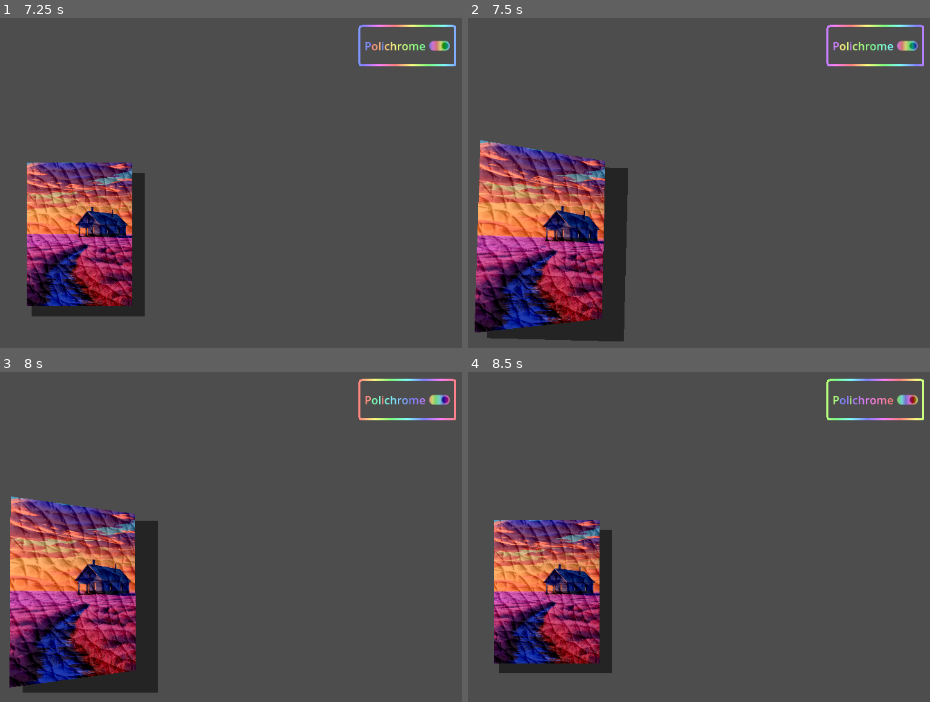
Above: before the commit, frames 1-4 (two rows, left to right).
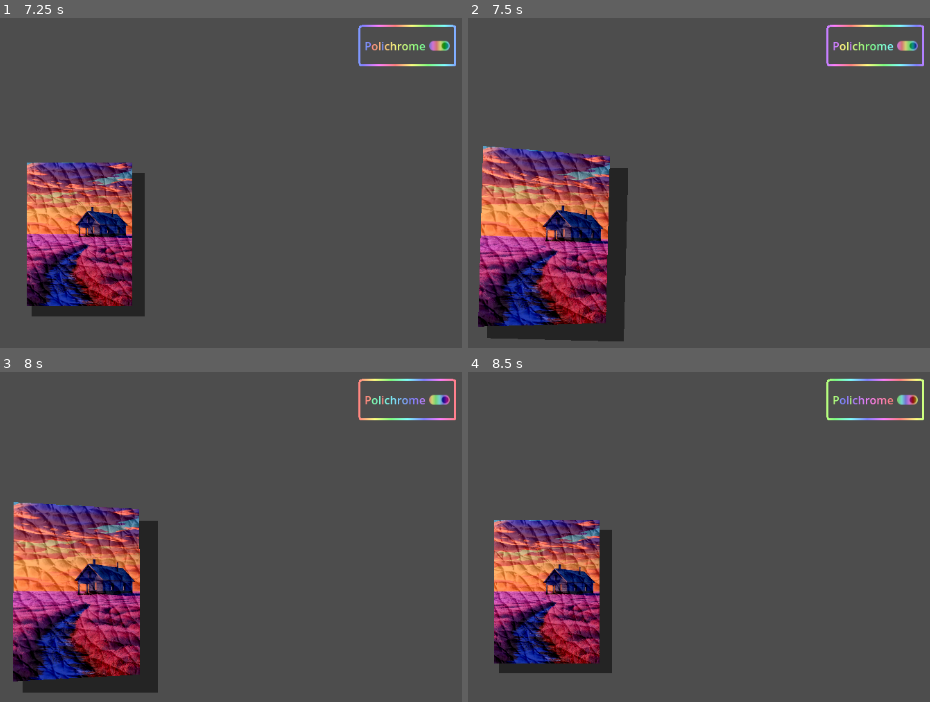
Above: after the commit, the same moments.

Repository: SphinxKingStone/NotBalatro
Game: Godot game, scene res://scenes/main.tscn
Two runs of this game, one before a commit and one after it. Both use one fixed random seed, a clock stepped at 60 frames per second and the inputs below.
Inputs (mouse positions are in pixels of both pictures, inside the frame that each line leads up to):
- Up to frame 1 (7.25 s): click "Polichrome" at 0.5 s; click "Polichrome" at 1.25 s; click "Polichrome" at 2 s; move the mouse to (78, 229) at 2.77 s; click (78, 229) at 2.92 s; move the mouse to (outside the picture) at 3.52 s; click (outside the picture) at 3.67 s; move the mouse to (161, 130) at 4.27 s; click (161, 130) at 4.42 s; move the mouse to (41, 321) at 5.02 s; click (41, 321) at 5.17 s; move the mouse to (318, 298) at 5.77 s; click (318, 298) at 5.92 s; move the mouse to (outside the picture) at 6.52 s; click (outside the picture) at 6.67 s
- Up to frame 2 (7.5 s): move the mouse to (588, 229) at 7.27 s; click (588, 229) at 7.42 s
- Up to frame 3 (8 s): no input
- Up to frame 4 (8.5 s): move the mouse to (outside the picture) at 8.02 s; click (outside the picture) at 8.17 s

Frame 1 is identical in both runs. In frame 2, 6.7% of the frame differs, in the area x 1-31%, y 36-96%; in frame 3, 6.5%; in frame 4, less than 0.1%.

Commit message:
update make card feel more like balatro

Diff:
--- a/scripts/card.gd
+++ b/scripts/card.gd
@@ -107,8 +107,8 @@
 	var rot_x: float = rad_to_deg(lerp_angle(-angle_x_max, angle_x_max, lerp_val_x))
 	var rot_y: float = rad_to_deg(lerp_angle(angle_y_max, -angle_y_max, lerp_val_y))
 
-	card_texture.material.set_shader_parameter("x_rot", rot_y)
-	card_texture.material.set_shader_parameter("y_rot", rot_x)
+	card_texture.material.set_shader_parameter("x_rot", rot_y * 0.4)
+	card_texture.material.set_shader_parameter("y_rot", rot_x * 0.4)
 
 func _on_mouse_entered() -> void:
 	if tween_hover and tween_hover.is_running():
